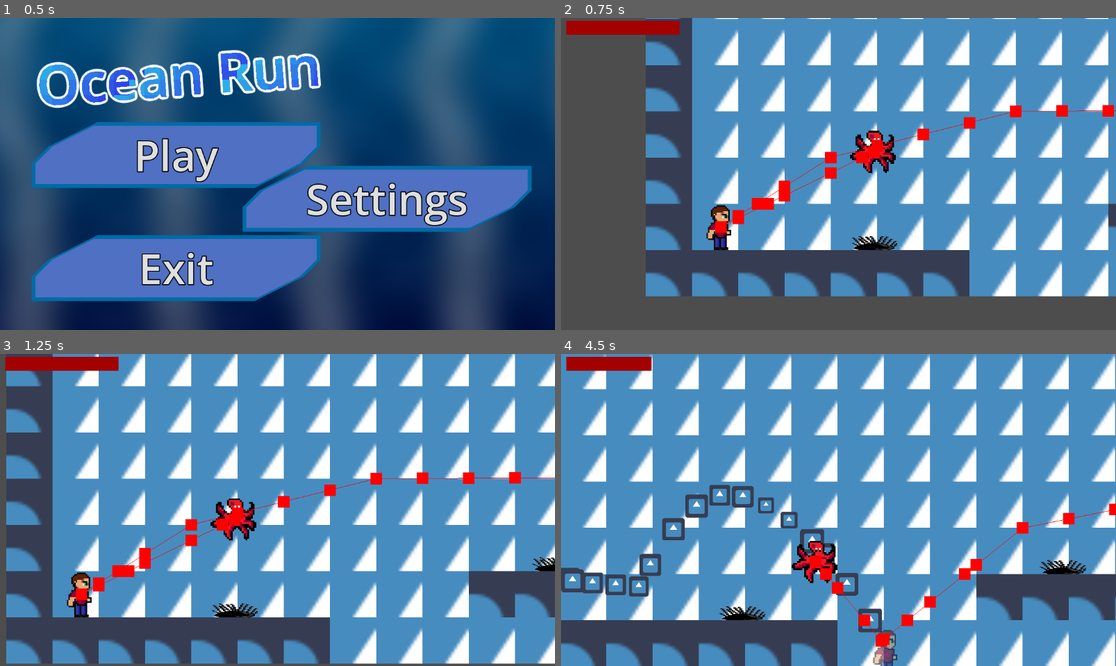
Above: before the commit, frames 1-4 (two rows, left to right).
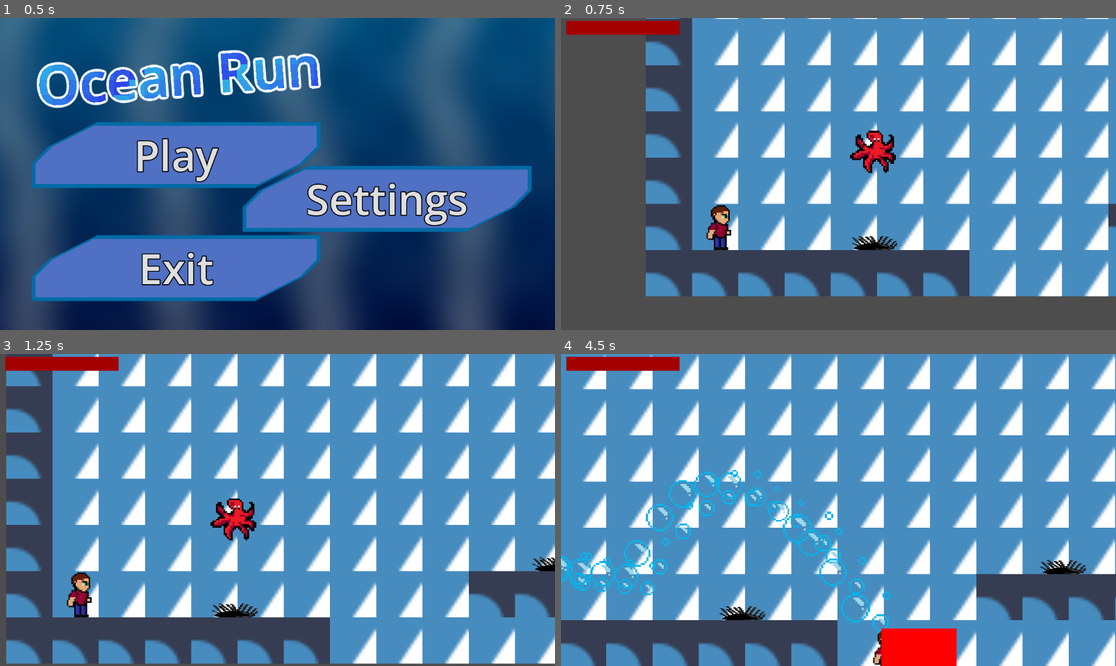
Above: after the commit, the same moments.

Repository: Vsp82/ocean-run
Game: Godot game, scene res://Scenes/main_menu.tscn
The game is run twice, just before and just after one commit, with the same random seed, the same clock (stepped at 60 frames per second) and the same inputs. The engine's default icon, where the game draws it, is replaced by a stand-in: a white triangle on a blue panel in a dark square.
Inputs (mouse positions are in pixels of both pictures, inside the frame that each line leads up to):
- Up to frame 1 (0.5 s): no input
- Up to frame 2 (0.75 s): click "Play" at 0.5 s
- Up to frame 3 (1.25 s): no input
- Up to frame 4 (4.5 s): move the mouse to (960, 494) at 1.27 s; hold D (Right) 1.28-2.78 s; click (960, 494) at 1.35 s; tap Space (Jump) at 1.52, 2.27, 3.77 s; move the mouse to (727, 525) at 2.02 s; click (727, 525) at 2.1 s; move the mouse to (894, 441) at 2.77 s; hold A (Left) 2.78-3.53 s; click (894, 441) at 2.85 s; move the mouse to (810, 572) at 3.52 s; hold D (Right) from 3.53 s (still down); click (810, 572) at 3.6 s; move the mouse to (1005, 556) at 4.27 s; click (1005, 556) at 4.35 s

Frame 1 is identical in both runs. In frame 2, 1.4% of the frame differs, in the area x 27-100%, y 27-69%; in frame 3, 1.5%; in frame 4, 7.6%, in the area x 0-100%, y 0-100%.

Commit message:
yesssssssssss

Diff:
--- a/Code/damage.gd
+++ b/Code/damage.gd
@@ -3,7 +3,7 @@
 var take_damage := false
 
 # On the spike, emit a signal or just call the player directly
-func _on_body_entered(body: CharacterBody2D) -> void:
+func _on_body_entered(body) -> void:
 	if body.is_in_group("Player"):
 		take_damage = true
 		while take_damage:
@@ -12,7 +12,7 @@
 				return
 			await wait(0.5)
 
-func _on_body_exited(_body: CharacterBody2D) -> void:
+func _on_body_exited(_body) -> void:
 	take_damage = false
 
 func wait(seconds: float):
--- a/Code/player.gd
+++ b/Code/player.gd
@@ -4,6 +4,9 @@
 @onready var CoyoteTime: Timer = $CoyoteTime
 @onready var No_damage_time: Timer = $No_damage_time
 @onready var explode_scene = preload(explode_scenes)
+@onready var text11 = preload(text1)
+@onready var text22 = preload(text2)
+@onready var cHealt = $"../CanvasLayer/Health"
 
 var No_damage_time_active: bool = false
 var Coyote_time_active: bool = false
@@ -11,15 +14,26 @@
 var gravity_modifier: float = 1
 var water := true
 var was_on_floor := false
+var text = 0
 
 const SPEED := 120.0
 const ACCEL := 1500.0
 const FRICTION := 1500.0
 const JUMP_VELOCITY := -250.0
 const explode_scenes := "res://Scenes/explode_effect.tscn"
+const text1 := "res://Acets/image-removebg-preview.png"
+const text2 := "res://Acets/WhatsApp_Image_2026-02-28_at_21.26.27-removebg-preview.png"
 
 func _process(_delta: float) -> void:
-	$"../CanvasLayer/Health".value = Health
+	cHealt.value = Health
+	if text == 0:
+		$GPUParticles2D.texture = text11
+		text += 1
+	else:
+		$GPUParticles2D.texture = text22
+		text -= 1
+	if Input.is_action_just_pressed("Attack"):
+		Attack()
 
 
 func _physics_process(delta: float) -> void:
@@ -52,8 +66,12 @@
 
 	if direction < 0:
 		$Sprite2D.flip_h = true
+		$Attack.rotation_degrees = 180
+		$Sprite2D2.position = Vector2(-11, 0)
 	elif direction > 0:
 		$Sprite2D.flip_h = false
+		$Attack.rotation_degrees = 0
+		$Sprite2D2.position = Vector2(11, 0)
 	if direction:
 		# moving
 		velocity.x = move_toward(velocity.x, direction * SPEED, ACCEL * delta)
@@ -102,3 +120,16 @@
 func _ready() -> void:
 	# default
 	$Sprite2D.modulate.a = 1.0
+
+func Attack():
+	print("attack")
+	$Attack2.play("Attack")
+
+func wait(seconds: float):
+	await get_tree().create_timer(seconds).timeout
+
+
+func _on_attack_body_entered(body) -> void:
+	if body.is_in_group("Enemy"):
+		print("Enemy hit")
+		body.Health -= 1
--- a/Code/squid.gd
+++ b/Code/squid.gd
@@ -4,14 +4,19 @@
 const  speed = 350
 const ACCEL = 2000
 
-var vision := false
+@export var Health = 1
 @export var player: Node2D
 @onready var nav_agent := $NavigationAgent2D as NavigationAgent2D
 var moove := 5
 var time := true
+var vision := false
 
+func _process(_delta: float) -> void:
+	if Health <= 0:
+		$".".hide()
+		queue_free()
 
-func _physics_process(delta: float) -> void:
+func _physics_process(_delta: float) -> void:
 	var direction = to_local(nav_agent.get_next_path_position()).normalized()
 	if vision and time:
 		if direction.x < 0:
@@ -19,8 +24,6 @@
 		elif direction.x > 0:
 			$Sprite2D.flip_h = false
 		velocity = direction * speed
-		#velocity.x = move_toward(velocity.x, direction.x * speed, ACCEL * delta)
-		#velocity.y = move_toward(velocity.y, direction.y * speed, ACCEL * delta)
 		move_and_slide()
 		moove -= 1
 		if moove == 0:
@@ -29,7 +32,8 @@
 			$Timer2.start()
 
 func makepath() -> void:
-	nav_agent.target_position = player.global_position
+	if Health > 0:
+		nav_agent.target_position = player.global_position
 
 func _on_timer_timeout() -> void:
 	makepath()
@@ -44,3 +48,14 @@
 
 func _on_timer_2_timeout() -> void:
 	time = true
+
+
+
+func _on_hitbox_body_entered(body) -> void:
+	print("hiit")
+	if body.is_in_group("Player"):
+		print("huhu")
+		Health -=1
+		if Health <= 0:
+			$".".hide()
+			queue_free()
--- a/Scenes/Main.tscn
+++ b/Scenes/Main.tscn
@@ -124,7 +124,8 @@
 7:7/0/physics_layer_0/polygon_0/points = PackedVector2Array(-8, -8, 8, -8, 8, 8, -8, 8)
 
 [sub_resource type="TileSet" id="TileSet_kln2b"]
-physics_layer_0/collision_layer = 1
+physics_layer_0/collision_layer = 9
+physics_layer_0/collision_mask = 9
 navigation_layer_0/layers = 1
 sources/0 = SubResource("TileSetAtlasSource_idj7w")
 
@@ -150,7 +151,6 @@
 z_index = 10
 position = Vector2(-54, 86)
 collision_layer = 5
-collision_mask = 5
 
 [node name="Camera2D" type="Camera2D" parent="Player" unique_id=2131898979]
 zoom = Vector2(6, 6)
@@ -276,14 +276,14 @@
 shape = SubResource("CircleShape2D_jw32o")
 debug_color = Color(1, 0, 0, 0.05490196)
 
-[node name="Squid2" parent="." unique_id=2105579350 node_paths=PackedStringArray("player") instance=ExtResource("7_jw32o")]
+[node name="Squid2" parent="." unique_id=4759257 node_paths=PackedStringArray("player") instance=ExtResource("7_jw32o")]
 z_index = 11
 position = Vector2(-1, 62)
 player = NodePath("../Player")
 
-[node name="Damage" parent="Squid2" unique_id=405175291 instance=ExtResource("5_pbw6q")]
-
-[node name="CollisionShape2D" type="CollisionShape2D" parent="Squid2/Damage" unique_id=500022773]
+[node name="Damage" parent="Squid2" unique_id=254023939 instance=ExtResource("5_pbw6q")]
+
+[node name="CollisionShape2D" type="CollisionShape2D" parent="Squid2/Damage" unique_id=1025400323]
 shape = SubResource("CircleShape2D_jw32o")
 debug_color = Color(1, 0, 0, 0.05490196)
 
--- a/Scenes/Player.tscn
+++ b/Scenes/Player.tscn
@@ -1,9 +1,9 @@
 [gd_scene format=3 uid="uid://b7nl15vlkvu0w"]
 
 [ext_resource type="Script" uid="uid://c3omqfnl4qasx" path="res://Code/player.gd" id="1_kyqiw"]
-[ext_resource type="PackedScene" uid="uid://cl4nf4o5xaf7w" path="res://Scenes/explode_effect.tscn" id="2_dewec"]
 [ext_resource type="Texture2D" uid="uid://ci80ns4folm70" path="res://Acets/WhatsApp_Image_2026-02-28_at_16.21.14-removebg-preview (2).png" id="2_kyqiw"]
-[ext_resource type="Texture2D" uid="uid://dovo1ait4ltcd" path="res://index.icon.png" id="3_gntrk"]
+[ext_resource type="Texture2D" uid="uid://dh1an4s247gf0" path="res://Acets/image-removebg-preview.png" id="3_gntrk"]
+[ext_resource type="Texture2D" uid="uid://bhvvnngdsu4t0" path="res://Acets/health.png" id="4_dewec"]
 
 [sub_resource type="CapsuleShape2D" id="CapsuleShape2D_kyqiw"]
 radius = 3.0
@@ -116,11 +116,121 @@
 scale_min = 0.03
 scale_max = 0.049999997
 
+[sub_resource type="RectangleShape2D" id="RectangleShape2D_gntrk"]
+size = Vector2(25.75, 15.75)
+
+[sub_resource type="Animation" id="Animation_dewec"]
+resource_name = "Attack"
+tracks/0/type = "value"
+tracks/0/imported = false
+tracks/0/enabled = true
+tracks/0/path = NodePath("Attack:visible")
+tracks/0/interp = 1
+tracks/0/loop_wrap = true
+tracks/0/keys = {
+"times": PackedFloat32Array(0, 0.001, 1),
+"transitions": PackedFloat32Array(1, 1, 1),
+"update": 1,
+"values": [false, true, false]
+}
+tracks/1/type = "value"
+tracks/1/imported = false
+tracks/1/enabled = true
+tracks/1/path = NodePath("Sprite2D2:visible")
+tracks/1/interp = 1
+tracks/1/loop_wrap = true
+tracks/1/keys = {
+"times": PackedFloat32Array(0, 0.001, 1),
+"transitions": PackedFloat32Array(1, 1, 1),
+"update": 1,
+"values": [false, true, false]
+}
+tracks/2/type = "value"
+tracks/2/imported = false
+tracks/2/enabled = true
+tracks/2/path = NodePath("Attack:monitorable")
+tracks/2/interp = 1
+tracks/2/loop_wrap = true
+tracks/2/keys = {
+"times": PackedFloat32Array(0.001, 1),
+"transitions": PackedFloat32Array(1, 1),
+"update": 1,
+"values": [true, false]
+}
+tracks/3/type = "value"
+tracks/3/imported = false
+tracks/3/enabled = true
+tracks/3/path = NodePath("Attack:monitoring")
+tracks/3/interp = 1
+tracks/3/loop_wrap = true
+tracks/3/keys = {
+"times": PackedFloat32Array(0.001, 1),
+"transitions": PackedFloat32Array(1, 1),
+"update": 1,
+"values": [true, false]
+}
+
+[sub_resource type="Animation" id="Animation_5ixxa"]
+length = 0.001
+tracks/0/type = "value"
+tracks/0/imported = false
+tracks/0/enabled = true
+tracks/0/path = NodePath("Attack:visible")
+tracks/0/interp = 1
+tracks/0/loop_wrap = true
+tracks/0/keys = {
+"times": PackedFloat32Array(0),
+"transitions": PackedFloat32Array(1),
+"update": 1,
+"values": [false]
+}
+tracks/1/type = "value"
+tracks/1/imported = false
+tracks/1/enabled = true
+tracks/1/path = NodePath("Sprite2D2:visible")
+tracks/1/interp = 1
+tracks/1/loop_wrap = true
+tracks/1/keys = {
+"times": PackedFloat32Array(0),
+"transitions": PackedFloat32Array(1),
+"update": 1,
+"values": [false]
+}
+tracks/2/type = "value"
+tracks/2/imported = false
+tracks/2/enabled = true
+tracks/2/path = NodePath("Attack:monitorable")
+tracks/2/interp = 1
+tracks/2/loop_wrap = true
+tracks/2/keys = {
+"times": PackedFloat32Array(0),
+"transitions": PackedFloat32Array(1),
+"update": 1,
+"values": [false]
+}
+tracks/3/type = "value"
+tracks/3/imported = false
+tracks/3/enabled = true
+tracks/3/path = NodePath("Attack:monitoring")
+tracks/3/interp = 1
+tracks/3/loop_wrap = true
+tracks/3/keys = {
+"times": PackedFloat32Array(0),
+"transitions": PackedFloat32Array(1),
+"update": 1,
+"values": [false]
+}
+
+[sub_resource type="AnimationLibrary" id="AnimationLibrary_5ixxa"]
+_data = {
+&"Attack": SubResource("Animation_dewec"),
+&"RESET": SubResource("Animation_5ixxa")
+}
+
 [node name="Player" type="CharacterBody2D" unique_id=2033505834 groups=["Player"]]
-collision_layer = 9
-collision_mask = 9
+collision_layer = 13
+collision_mask = 5
 script = ExtResource("1_kyqiw")
-explode_scene = ExtResource("2_dewec")
 
 [node name="Sprite2D" type="Sprite2D" parent="." unique_id=1335037696]
 position = Vector2(0, -9.536743e-07)
@@ -142,8 +252,30 @@
 
 [node name="GPUParticles2D" type="GPUParticles2D" parent="." unique_id=582788495]
 z_index = -1
+scale = Vector2(0.5, 0.5)
 amount = 16
 texture = ExtResource("3_gntrk")
 process_material = SubResource("ParticleProcessMaterial_dewec")
 
+[node name="Attack" type="Area2D" parent="." unique_id=395428264 groups=["Player"]]
+visible = false
+collision_layer = 24
+collision_mask = 24
+monitoring = false
+monitorable = false
+
+[node name="CollisionShape2D" type="CollisionShape2D" parent="Attack" unique_id=85823970 groups=["Player"]]
+position = Vector2(16.125, -0.125)
+shape = SubResource("RectangleShape2D_gntrk")
+
+[node name="Sprite2D2" type="Sprite2D" parent="." unique_id=1055349734]
+visible = false
+position = Vector2(16, 2.3841858e-07)
+scale = Vector2(0.013251784, 0.06666667)
+texture = ExtResource("4_dewec")
+
+[node name="Attack2" type="AnimationPlayer" parent="." unique_id=909476743]
+libraries/ = SubResource("AnimationLibrary_5ixxa")
+
 [connection signal="timeout" from="No_damage_time" to="." method="_on_no_damage_time_timeout"]
+[connection signal="body_entered" from="Attack" to="." method="_on_attack_body_entered"]
--- a/Scenes/Squid.tscn
+++ b/Scenes/Squid.tscn
@@ -9,28 +9,32 @@
 
 [sub_resource type="RectangleShape2D" id="RectangleShape2D_xs40p"]
 
-[node name="Squid" type="CharacterBody2D" unique_id=436895269]
+[sub_resource type="CircleShape2D" id="CircleShape2D_xs40p"]
+radius = 9.0
+
+[node name="Squid" type="CharacterBody2D" unique_id=436895269 groups=["Enemy"]]
 collision_layer = 8
-collision_mask = 9
+collision_mask = 8
 motion_mode = 1
 wall_min_slide_angle = 0.0
 script = ExtResource("1_xs40p")
 
-[node name="Sprite2D" type="Sprite2D" parent="." unique_id=351487205]
+[node name="Sprite2D" type="Sprite2D" parent="." unique_id=351487205 groups=["Enemy"]]
 scale = Vector2(0.032, 0.032)
 texture = ExtResource("2_fwcaj")
 
-[node name="CollisionShape2D" type="CollisionShape2D" parent="." unique_id=351667449]
+[node name="CollisionShape2D" type="CollisionShape2D" parent="." unique_id=351667449 groups=["Enemy"]]
 shape = SubResource("CapsuleShape2D_s4tij")
 
 [node name="NavigationAgent2D" type="NavigationAgent2D" parent="." unique_id=254694592]
-debug_enabled = true
 
 [node name="Timer" type="Timer" parent="." unique_id=1774085912]
 wait_time = 0.1
 autostart = true
 
 [node name="Vision" type="Area2D" parent="." unique_id=1398224432]
+collision_layer = 4
+collision_mask = 4
 
 [node name="CollisionShape2D" type="CollisionShape2D" parent="Vision" unique_id=30670844]
 scale = Vector2(10, 6.668)
@@ -39,7 +43,15 @@
 
 [node name="Timer2" type="Timer" parent="." unique_id=1300229217]
 
+[node name="Hitbox" type="Area2D" parent="." unique_id=1860826581 groups=["Enemy"]]
+collision_layer = 16
+collision_mask = 16
+
+[node name="CollisionShape2D" type="CollisionShape2D" parent="Hitbox" unique_id=1750325019 groups=["Enemy"]]
+shape = SubResource("CircleShape2D_xs40p")
+debug_color = Color(1, 0, 0, 0.41960785)
+
 [connection signal="timeout" from="Timer" to="." method="_on_timer_timeout"]
 [connection signal="body_entered" from="Vision" to="." method="_on_vision_body_entered"]
-[connection signal="body_exited" from="Vision" to="." method="_on_vision_body_exited"]
 [connection signal="timeout" from="Timer2" to="." method="_on_timer_2_timeout"]
+[connection signal="body_entered" from="Hitbox" to="." method="_on_hitbox_body_entered"]
--- a/Scenes/damage.tscn
+++ b/Scenes/damage.tscn
@@ -1,8 +1,8 @@
-[gd_scene load_steps=2 format=3 uid="uid://cknosgd186yyl"]
+[gd_scene format=3 uid="uid://cknosgd186yyl"]
 
 [ext_resource type="Script" uid="uid://cqgj16e74rn6f" path="res://Code/damage.gd" id="1_2odoc"]
 
-[node name="Damage" type="Area2D"]
+[node name="Damage" type="Area2D" unique_id=254023939]
 script = ExtResource("1_2odoc")
 
 [connection signal="body_entered" from="." to="." method="_on_body_entered"]
--- a/Scenes/main_menu.tscn
+++ b/Scenes/main_menu.tscn
@@ -1,10 +1,10 @@
-[gd_scene format=3 uid="uid://mr5iqccadbw0"]
+[gd_scene format=3 uid="uid://dk124s7tqff3j"]
 
-[ext_resource type="Shader" uid="uid://cb5qqpbgjmup8" path="res://ocean.gdshader" id="1_n45e2"]
-[ext_resource type="Theme" uid="uid://b8a58m87p5igq" path="res://buttontheme.tres" id="2_opfnp"]
-[ext_resource type="Script" uid="uid://c25w8u3t5e27e" path="res://play.gd" id="3_cp0ys"]
+[ext_resource type="Shader" path="res://ocean.gdshader" id="1_n45e2"]
+[ext_resource type="Theme" uid="uid://c2ixy34eh3ihw" path="res://buttontheme.tres" id="2_opfnp"]
+[ext_resource type="Script" path="res://play.gd" id="3_cp0ys"]
 [ext_resource type="PackedScene" uid="uid://b3elt20v7eww4" path="res://Scenes/Main.tscn" id="4_yhxw7"]
-[ext_resource type="Script" uid="uid://b5y8n1087xxl" path="res://exit.gd" id="5_trj04"]
+[ext_resource type="Script" uid="uid://b5y8n1087xxl" path="res://Code/exit.gd" id="5_trj04"]
 
 [sub_resource type="ShaderMaterial" id="ShaderMaterial_jix8l"]
 shader = ExtResource("1_n45e2")
--- a/project.godot
+++ b/project.godot
@@ -15,13 +15,14 @@
 [application]
 
 config/name="Ocean_Run"
-run/main_scene="uid://mr5iqccadbw0"
+run/main_scene="uid://dk124s7tqff3j"
 config/features=PackedStringArray("4.6", "Forward Plus")
 config/icon="res://Acets/icon.svg"
 
 [global_group]
 
 Player=""
+Enemy=""
 
 [input]
 
@@ -54,3 +55,8 @@
 , Object(InputEventJoypadMotion,"resource_local_to_scene":false,"resource_name":"","device":-1,"axis":1,"axis_value":1.0,"script":null)
 ]
 }
+Attack={
+"deadzone": 0.2,
+"events": [Object(InputEventMouseButton,"resource_local_to_scene":false,"resource_name":"","device":-1,"window_id":0,"alt_pressed":false,"shift_pressed":false,"ctrl_pressed":false,"meta_pressed":false,"button_mask":1,"position":Vector2(295, 37),"global_position":Vector2(309, 110),"factor":1.0,"button_index":1,"canceled":false,"pressed":true,"double_click":false,"script":null)
+]
+}
Binary file added: Acets/WhatsApp_Image_2026-02-28_at_21.26.27-removebg-preview.png
Not shown, added: Acets/WhatsApp_Image_2026-02-28_at_21.26.27-removebg-preview.png.import
Binary file added: Acets/image-removebg-preview.png
Not shown, added: Acets/image-removebg-preview.png.import
Renamed: exit.gd -> Code/exit.gd
Renamed: exit.gd.uid -> Code/exit.gd.uid
Not shown: 1 places in buttontheme.tres that only renumber resources
